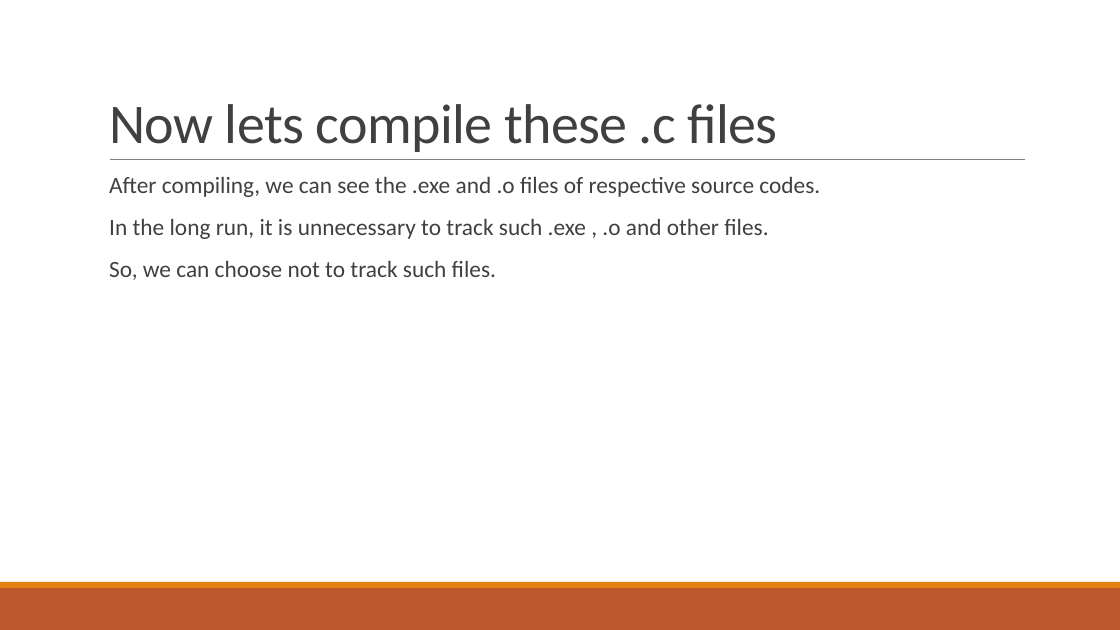
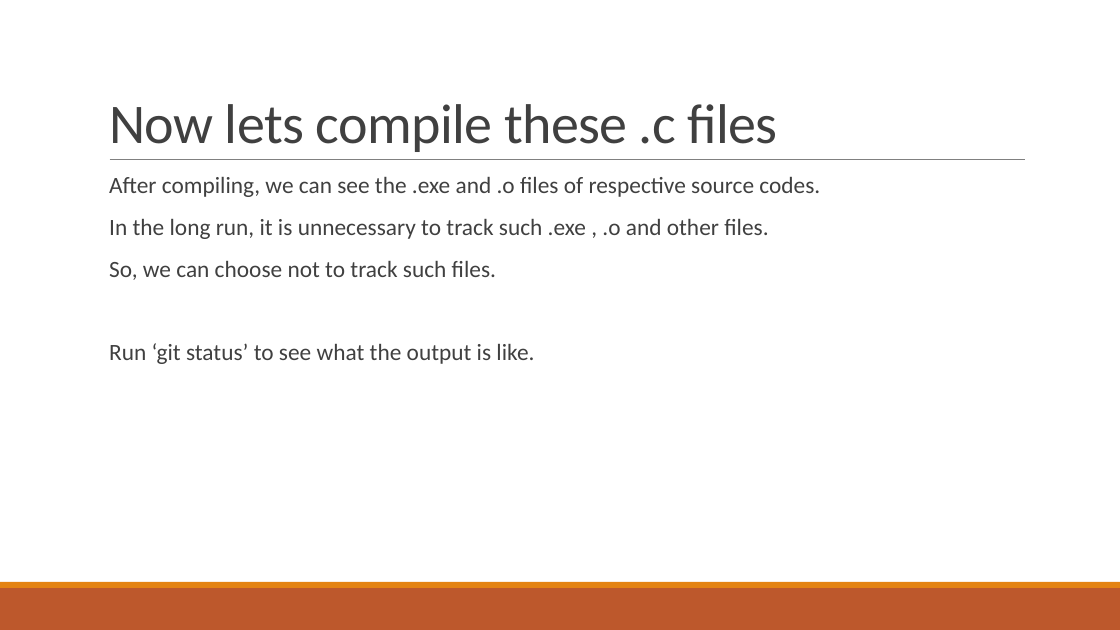
Before and after one commit to roshanlc/crash-course-on-git-and-github, a slide deck: slide 27 of Crash course on git and github.pptx (slide 26 before the commit). Drawn at 1120x630 pixels with LibreOffice and Linux fonts; fonts in the diff are those of the drawing. Boxes give left, top, right and bottom in pixels: in the first picture for what was removed or moved away, otherwise in the second. Text is boxed around its words. In the diff, an @@ line names an element or a change of style, - is before the commit and + after.

```diff
--- a/Crash course on git and github.pptx
+++ b/Crash course on git and github.pptx
@@ text at box(109, 343, 534, 364): paragraph added @@
+  Run ‘git status’ to see what the output is like.
```
Also in this commit, not shown: 3 other slides changed, 3 slides added, 2 slides removed.
